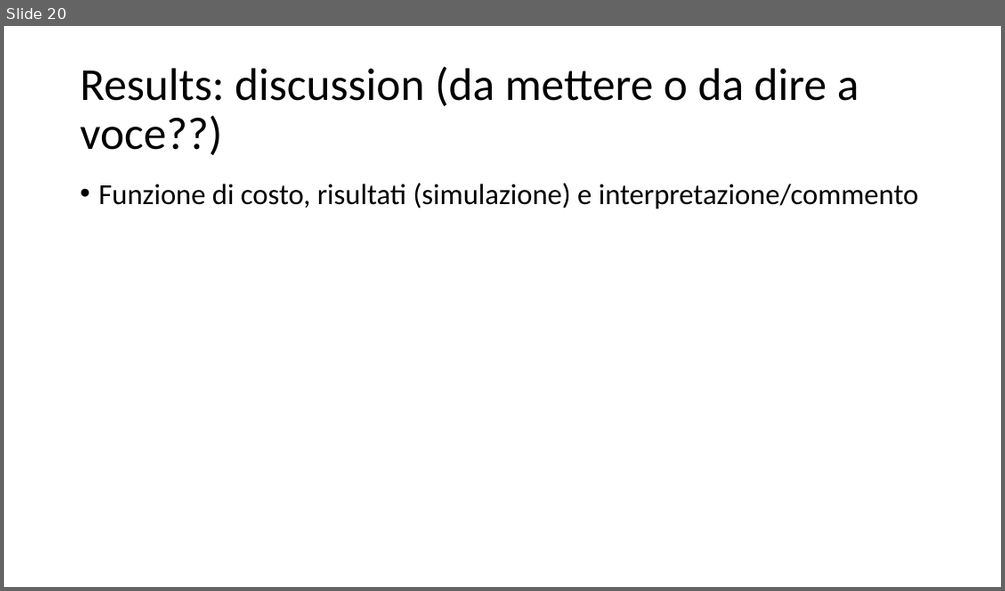
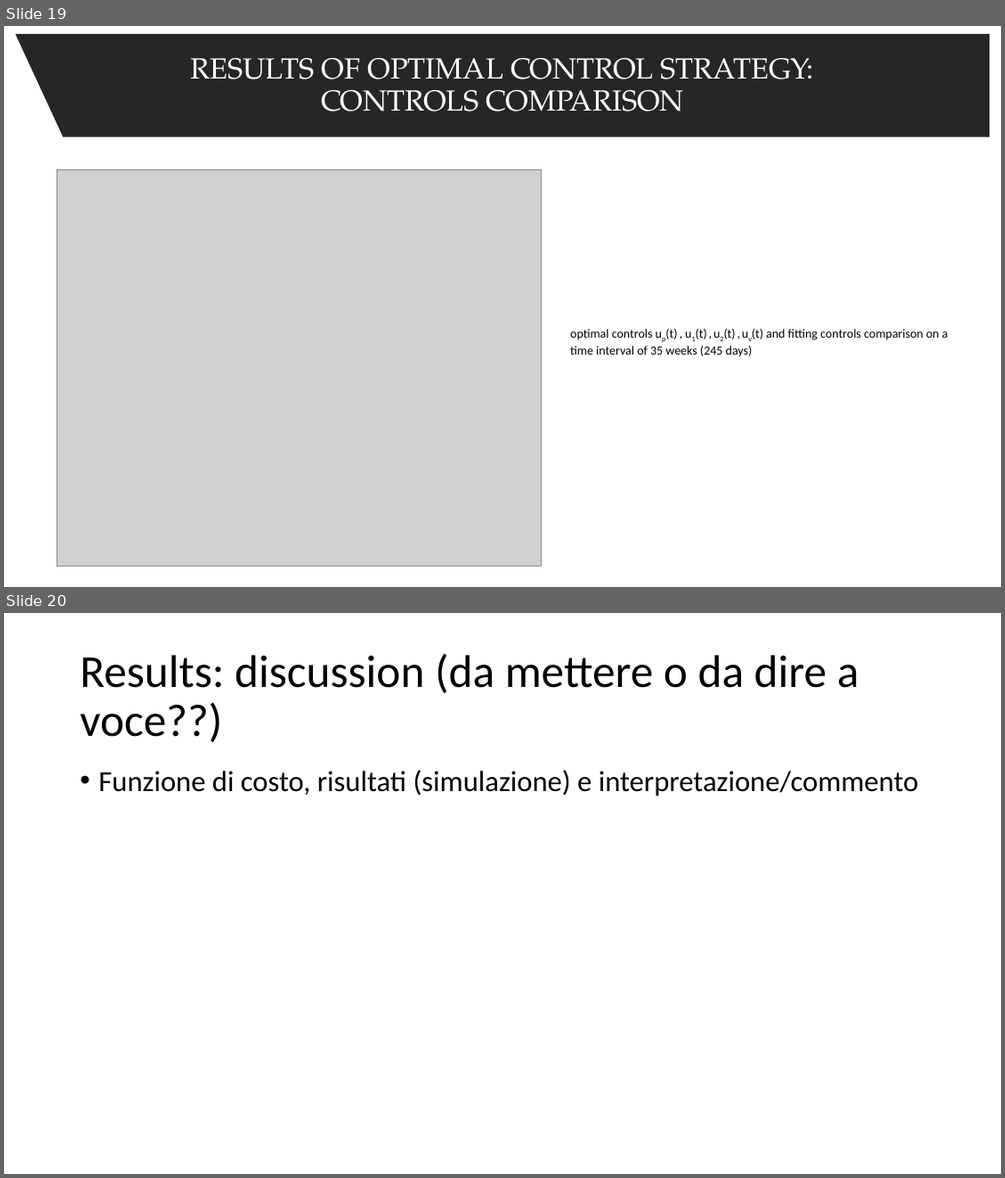
Before and after one commit to spbisc97/covid-optimal-control, a slide deck: PowerPoint/Optimal control strategies to prevent the hospital beds collapse during COVID-19 outbreak.pptx. Shown one above the other, each under a label of ours: slide 20 before the commit, slides 19 and 20 after it. The pictures are 1005x591 and 1005x1178 pixels, drawn with LibreOffice and Linux fonts; fonts in the diff are those of the drawing; grey boxes stand for pictures. Boxes give left, top, right and bottom in pixels: in the first picture for what was removed or moved away, otherwise in the second. Text is boxed around its words. In the diff, an @@ line names an element or a change of style, - is before the commit and + after.

```diff
--- a/PowerPoint/Optimal control strategies to prevent the hospital beds collapse during COVID-19 outbreak.pptx
+++ b/PowerPoint/Optimal control strategies to prevent the hospital beds collapse during COVID-19 outbreak.pptx
@@ slide 19 added at (4,26,1001,587), background #FFFFFF @@
@@ freeform shape added at (16,34,989,137), fill #262626, 28 pt, text #FFFFFF @@
+RESULTS OF OPTIMAL CONTROL STRATEGY:
+CONTROLS COMPARISON
@@ picture added at (57,169,541,566) @@
@@ text added at (570,329,948,357), 12 pt, text #000000 @@
+optimal controls up(t) , u1(t) , u2(t) , uv(t) and fitting controls comparison on a time interval of 35 weeks (245 days)
```
Also in this commit, not shown: 18 slides changed.
